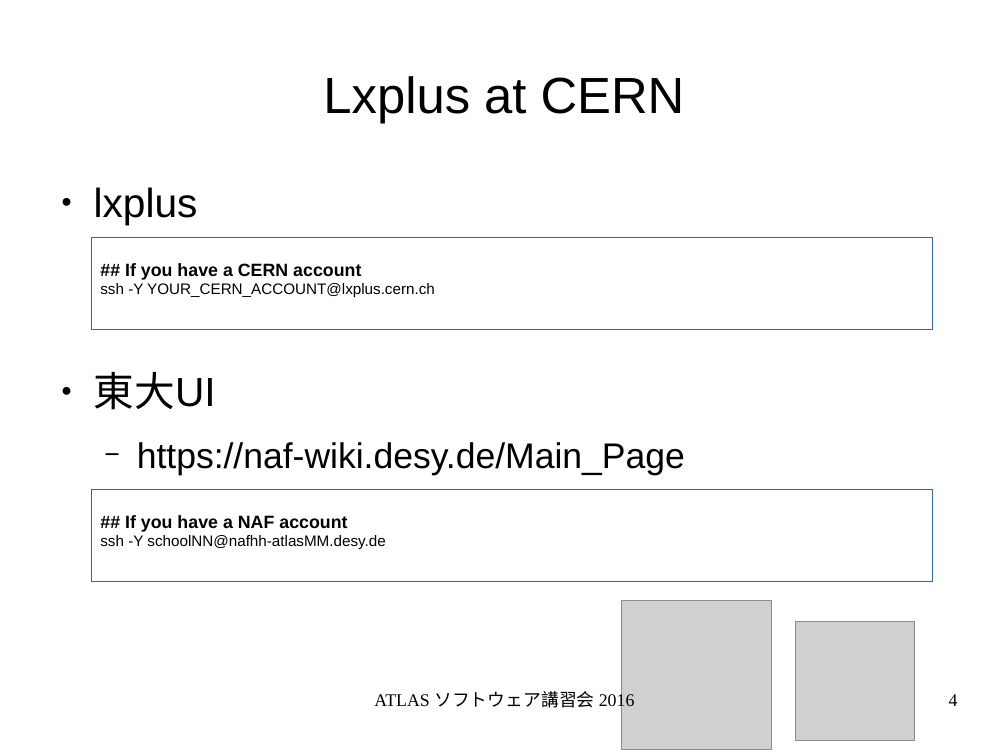
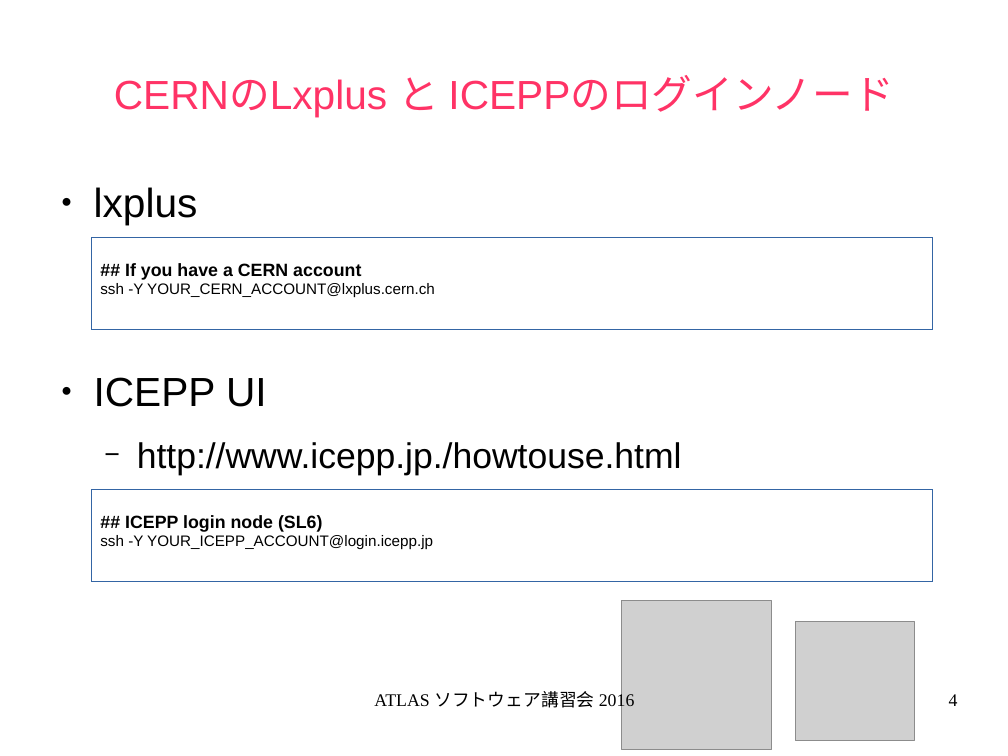
Before and after one commit to GenKawamura/2016-ATLAS-Japan-computing-tutorial, a slide deck: slide 4 of slides/odp/grid_computing.odp. Drawn at 1008x756 pixels with LibreOffice and Linux fonts; fonts in the diff are those of the drawing; grey boxes stand for pictures. Boxes give left, top, right and bottom in pixels: in the first picture for what was removed or moved away, otherwise in the second. Text is boxed around its words. In the diff, an @@ line names an element or a change of style, - is before the commit and + after.

```diff
--- a/slides/odp/grid_computing.odp
+++ b/slides/odp/grid_computing.odp
@@ title at (x1=114, y1=77, x2=893, y2=117): text changed; size 40 to 32 pt; text colour #000000 to #FF3366 @@
-Lxplus at CERN
+CERNのLxplus と ICEPPのログインノード
@@ text at (x1=94, y1=377, x2=682, y2=475): text changed @@
-● 東大UI
-  − https://naf-wiki.desy.de/Main_Page
+● ICEPP UI
+  − http://www.icepp.jp./howtouse.html
@@ text in rectangle at (x1=100, y1=515, x2=433, y2=549): text changed @@
-## If you have a NAF account
-ssh -Y schoolNN@nafhh-atlasMM.desy.de
+## ICEPP login node (SL6)
+ssh -Y YOUR_ICEPP_ACCOUNT@login.icepp.jp
```
Also in this commit, not shown: 14 other slides changed, 1 slide added, 6 other files.
